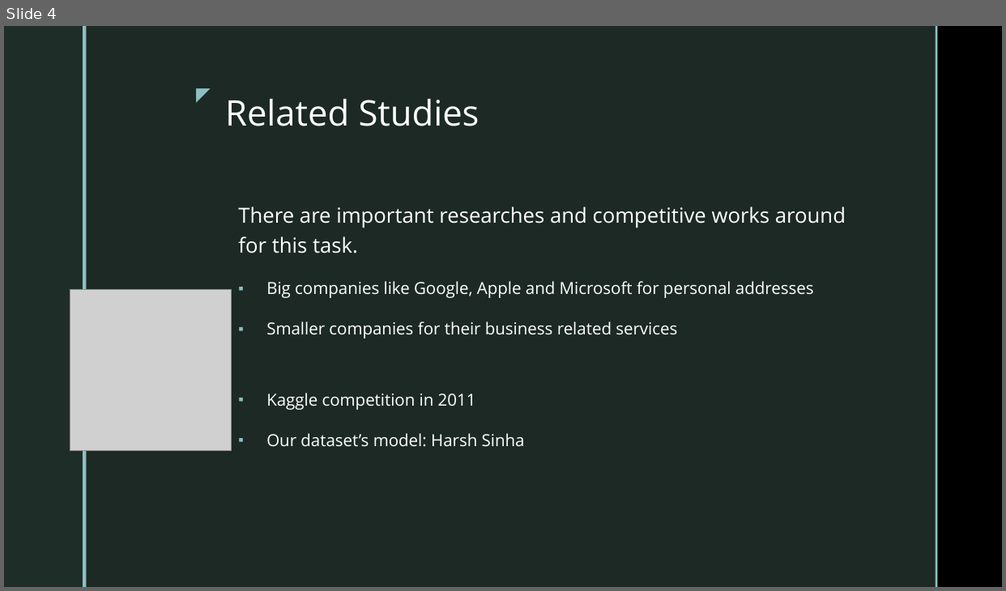
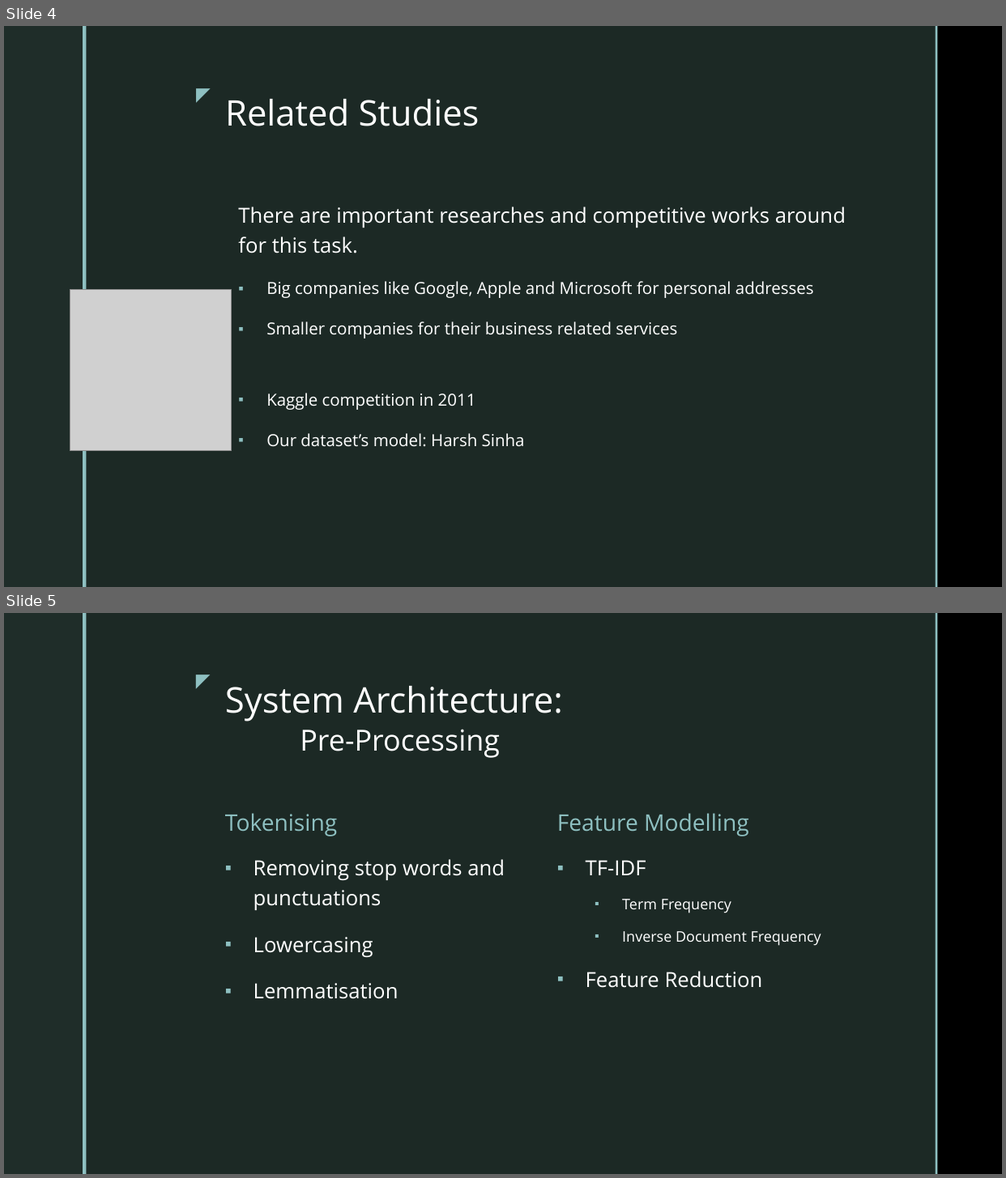
Before and after one commit to abdullahbilici/E-mail-Spam-Classification, a slide deck: Presentation and Report/Presentation.pptx. Shown one above the other, each under a label of ours: slide 4 before the commit, slides 4 and 5 after it. The pictures are 1006x591 and 1006x1178 pixels, drawn with LibreOffice and Linux fonts; fonts in the diff are those of the drawing; grey boxes stand for pictures; background and template pictures are left out. Boxes give left, top, right and bottom in pixels: in the first picture for what was removed or moved away, otherwise in the second. Text is boxed around its words. In the diff, an @@ line names an element or a change of style, - is before the commit and + after.

```diff
--- a/Presentation and Report/Presentation.pptx
+++ b/Presentation and Report/Presentation.pptx
@@ slide 5 added at (x1=4, y1=613, x2=1002, y2=1174), background picture (left out); not listed: 5 template elements that a slide beside it also shows @@
@@ title added at (x1=225, y1=686, x2=563, y2=758), 34 pt, text #FFFFFF @@
+System Architecture:
+Pre-Processing
@@ text added at (x1=225, y1=813, x2=337, y2=837), 22 pt, text #8EC0C1 @@
+Tokenising
@@ text added at (x1=557, y1=813, x2=749, y2=837), 22 pt, text #8EC0C1 @@
+Feature Modelling
@@ text added at (x1=253, y1=859, x2=505, y2=999), 20 pt, text #FFFFFF @@
+▪ Removing stop words and punctuations
+▪ Lowercasing
+▪ Lemmatisation
@@ text added at (x1=586, y1=860, x2=821, y2=988), 14 pt, text #FFFFFF @@
+▪ TF-IDF
+  ▪ Term Frequency
+  ▪ Inverse Document Frequency
+▪ Feature Reduction
```
Also in this commit, not shown: 1 slide changed, 5 other slides added, 1 slide removed, 1 other file.
